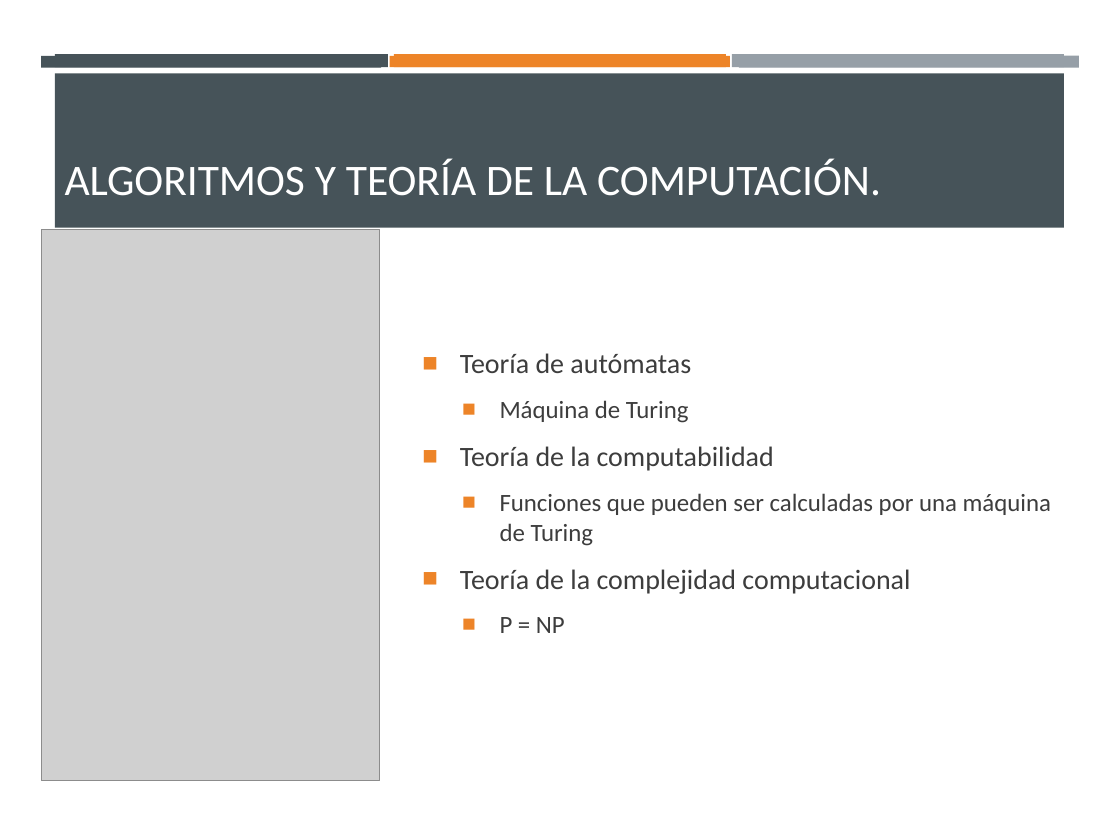
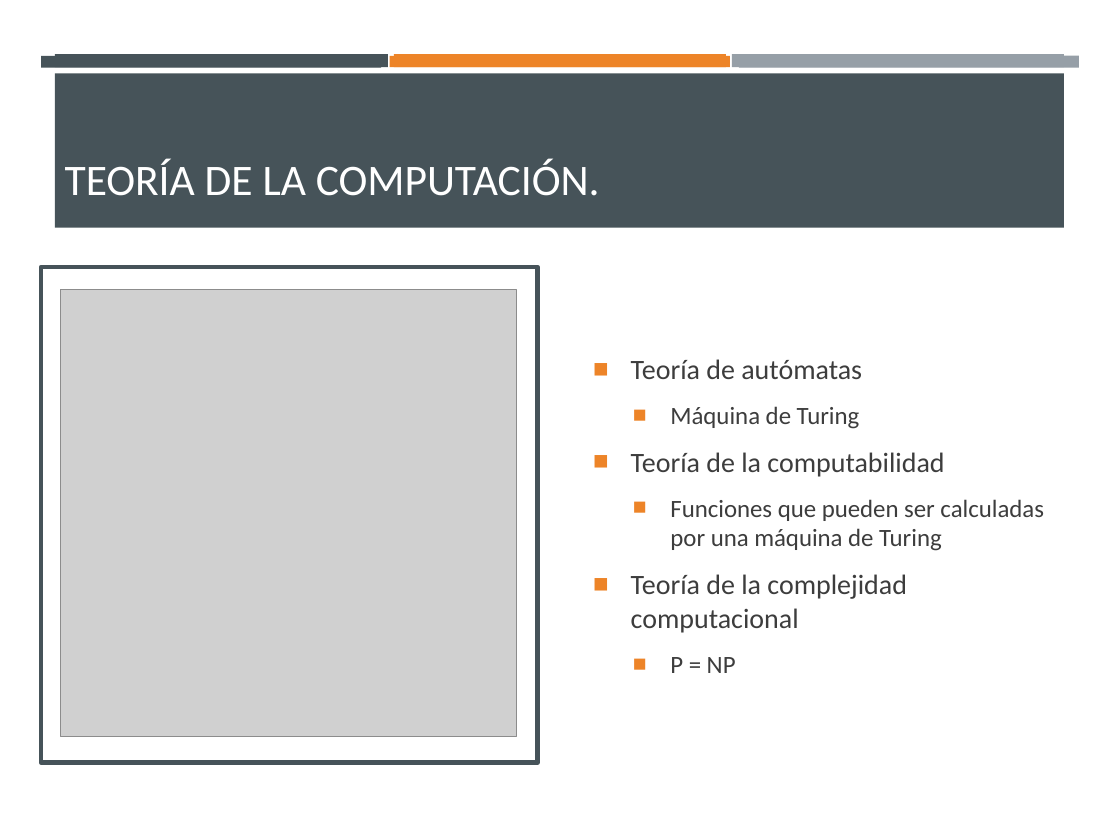
Before and after one commit to gilbertoesp/EstructurasDeDatos, a slide deck: slide 8 of Expos/Espinoza_PrimerExpo.pptx (slide 4 before the commit). Drawn at 1120x840 pixels with LibreOffice and Linux fonts; fonts in the diff are those of the drawing; grey boxes stand for pictures. Boxes give left, top, right and bottom in pixels: in the first picture for what was removed or moved away, otherwise in the second. Text is boxed around its words. In the diff, an @@ line names an element or a change of style, - is before the commit and + after.

```diff
--- a/Expos/Espinoza_PrimerExpo.pptx
+++ b/Expos/Espinoza_PrimerExpo.pptx
@@ title at bbox=[65, 159, 600, 196]: text changed @@
-ALGORITMOS Y TEORÍA DE LA COMPUTACIÓN.
+TEORÍA DE LA COMPUTACIÓN.
@@ rectangle added at bbox=[41, 267, 538, 762], fill #FFFFFF, outline #465359 3 pt @@
@@ text "Teoría de autómatas" rewrapped from bbox=[460, 353, 1051, 633] to bbox=[631, 359, 1044, 673] @@
@@ picture: place and size @@
-picture at bbox=[41, 230, 380, 782]
+picture at bbox=[60, 289, 516, 736]
```
Also in this commit, not shown: 4 other slides changed, 7 slides added, 1 slide removed, 8 other files.
